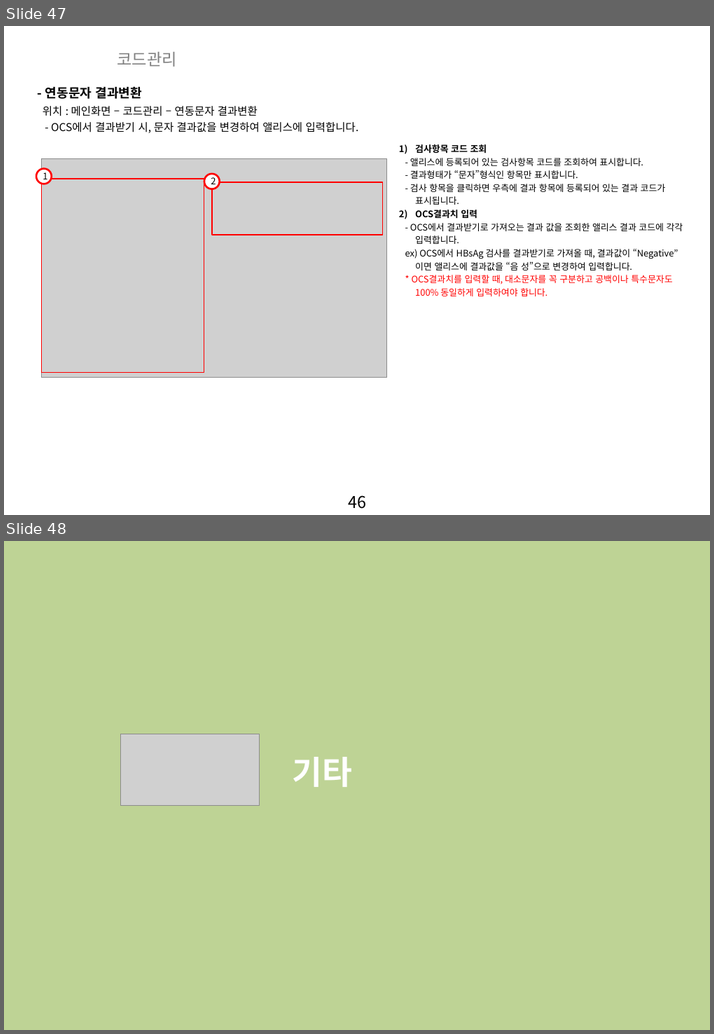
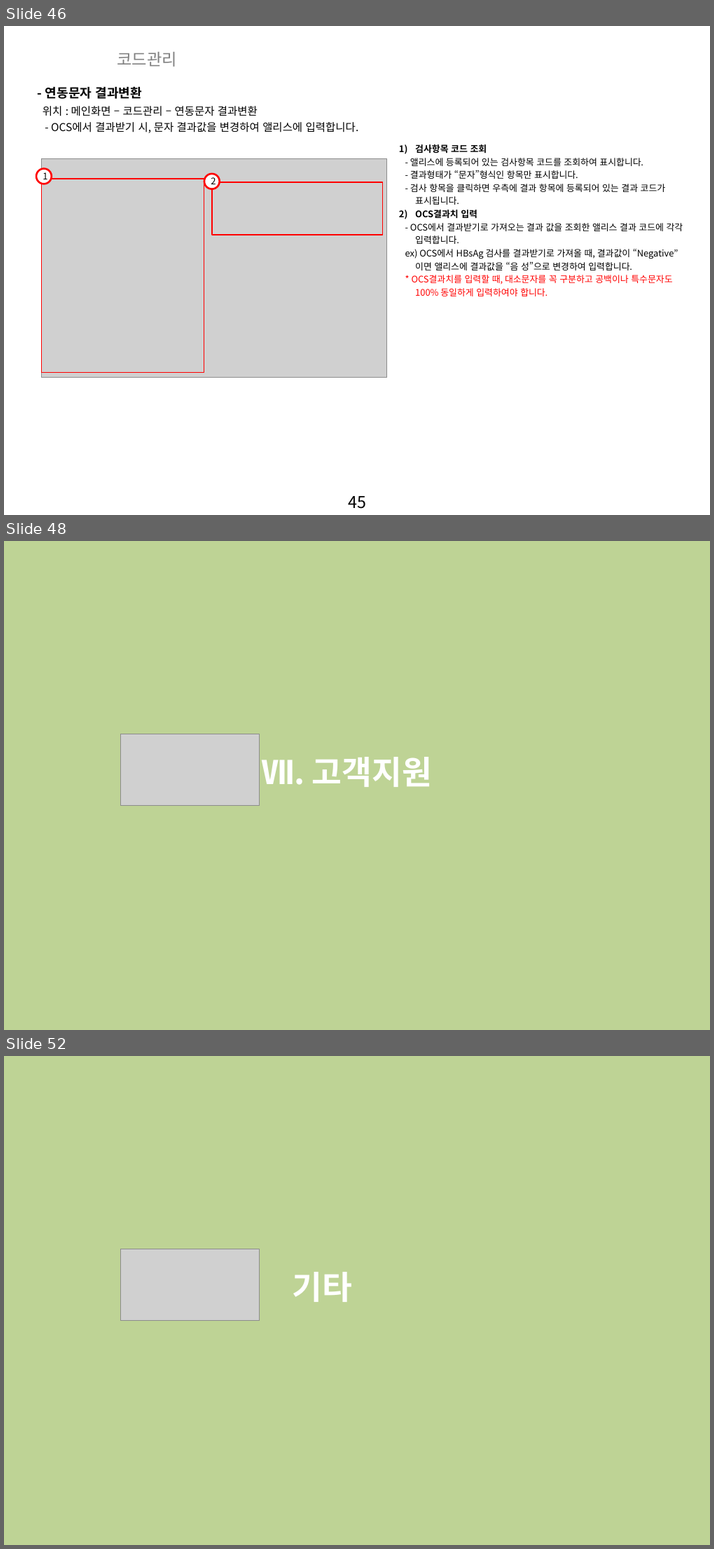
Before and after one commit to zooxop/ailiss_manual, a slide deck: manual/앨리스_매뉴얼_작업중.pptx. Shown one above the other, each under a label of ours: slides 47 and 48 before the commit, slides 46, 48 and 52 after it; the slides between them are not shown. The pictures are 714x1034 and 714x1549 pixels, drawn with LibreOffice and Linux fonts; fonts in the diff are those of the drawing; grey boxes stand for pictures; background and template pictures are left out; a plain dark background stands for a picture behind light text. Boxes give left, top, right and bottom in pixels: in the first picture for what was removed or moved away, otherwise in the second. Text is boxed around its words. In the diff, an @@ line names an element or a change of style, - is before the commit and + after.

```diff
--- a/manual/앨리스_매뉴얼_작업중.pptx
+++ b/manual/앨리스_매뉴얼_작업중.pptx
@@ slide 48 added at <box>4,541,710,1030</box>, background picture (left out); not listed: 1 template element that a slide beside it also shows @@
@@ rectangle added at <box>4,541,710,1030</box>, fill #BED395 @@
@@ picture added at <box>121,734,259,805</box> @@
@@ text added at <box>262,757,432,787</box>, 36 pt, text #FFFFFF, bold @@
+Ⅶ. 고객지원
@@ what was slide 47 is now slide 46 @@
@@ page number at <box>348,496,366,508</box>: text changed @@
-46
+45
@@ what was slide 48 is now slide 52 @@
```
Also in this commit, not shown: 1 slide changed, 3 other slides added.
